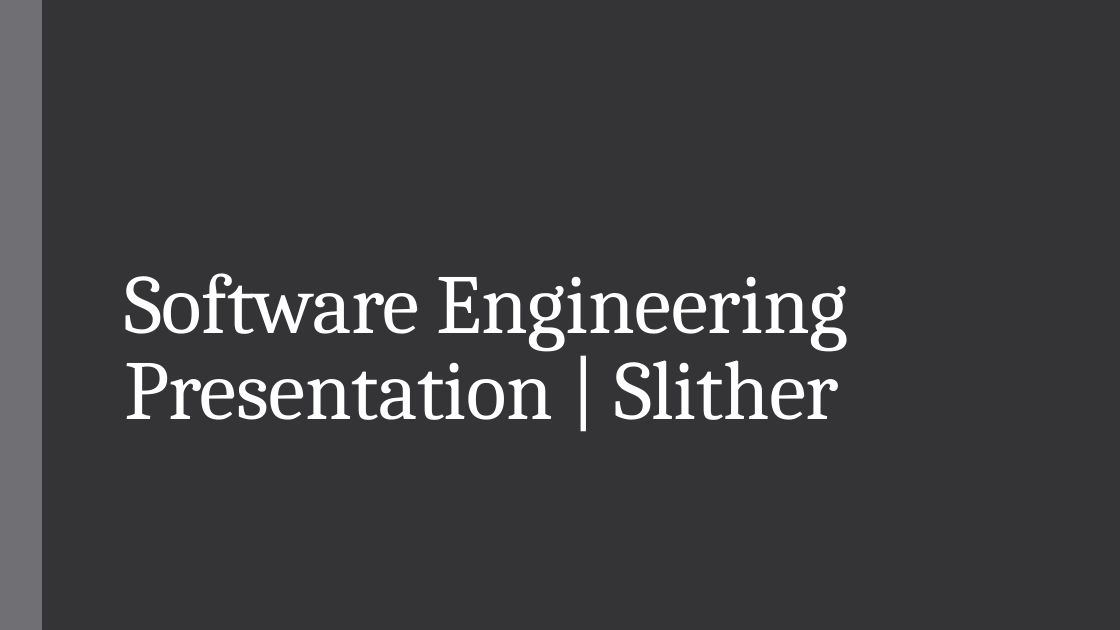
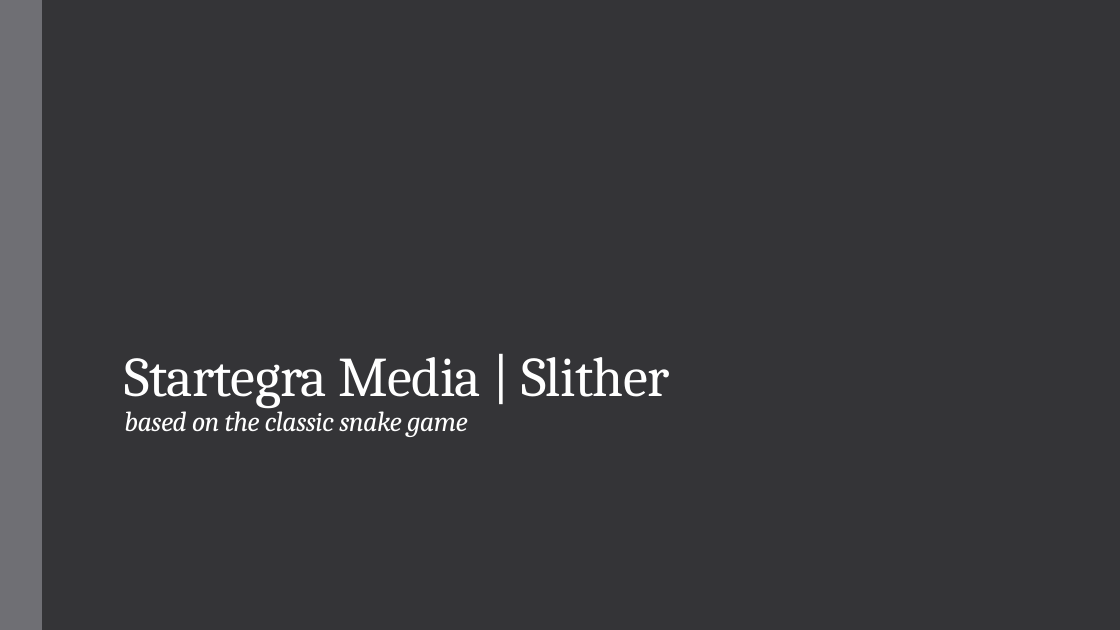
Before and after one commit to SE-4398/Slither, a slide deck: slide 1 of app/Documentation/Software Engineering Presentation.pptx. Drawn at 1120x630 pixels with LibreOffice and Linux fonts; fonts in the diff are those of the drawing. Boxes give left, top, right and bottom in pixels: in the first picture for what was removed or moved away, otherwise in the second. Text is boxed around its words. In the diff, an @@ line names an element or a change of style, - is before the commit and + after.

```diff
--- a/app/Documentation/Software Engineering Presentation.pptx
+++ b/app/Documentation/Software Engineering Presentation.pptx
@@ title at box(124, 357, 669, 437): text changed; size 72 to 24 pt; italic on @@
-Software Engineering Presentation | Slither
+Startegra Media | Slither
+based on the classic snake game
```
Also in this commit, not shown: 2 other slides changed, 3 slides added, 9 other files.
